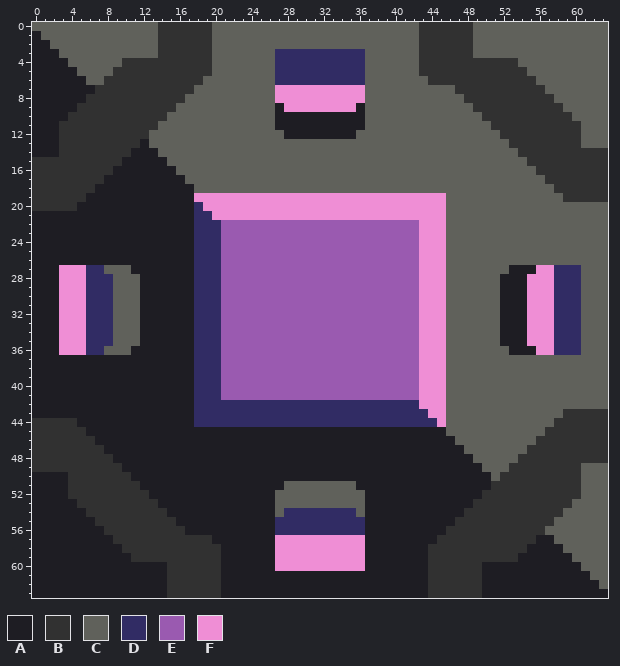
File history of a pixel-art sprite, sprites/blocks/crafters/item-smelter2.png. The picture above was drawn from the file before the commit.
The file is 64x64 pixels.
Palette (. is transparent): A #1e1d23  B #313131  C #60615b  D #312c64  E #9a5ab0  F #ef8ed5
Pixels before, first column x 0:
 0 CCCCCCCCCCCCCCBBBBBBCCCCCCCCCCCCCCCCCCCCCCCBBBBBBCCCCCCCCCCCCCCC
 1 ACCCCCCCCCCCCCBBBBBBCCCCCCCCCCCCCCCCCCCCCCCBBBBBBCCCCCCCCCCCCCCC
 2 AACCCCCCCCCCCCBBBBBBCCCCCCCCCCCCCCCCCCCCCCCBBBBBBCCCCCCCCCCCCCCC
 3 AAACCCCCCCCCCCBBBBBBCCCCCCCDDDDDDDDDDCCCCCCBBBBBBCCCCCCCCCCCCCCC
 4 AAAACCCCCCBBBBBBBBBBCCCCCCCDDDDDDDDDDCCCCCCBBBBBBBBBBBCCCCCCCCCC
 5 AAAAACCCCBBBBBBBBBBBCCCCCCCDDDDDDDDDDCCCCCCBBBBBBBBBBBBCCCCCCCCC
 6 AAAAAACCBBBBBBBBBBBCCCCCCCCDDDDDDDDDDCCCCCCCBBBBBBBBBBBBCCCCCCCC
 7 AAAAAAABBBBBBBBBBBCCCCCCCCCFFFFFFFFFFCCCCCCCCCCBBBBBBBBBBCCCCCCC
 8 AAAAAABBBBBBBBBBBCCCCCCCCCCFFFFFFFFFFCCCCCCCCCCCBBBBBBBBBBCCCCCC
 9 AAAAABBBBBBBBBBBCCCCCCCCCCCAFFFFFFFFACCCCCCCCCCCCBBBBBBBBBBCCCCC
10 AAAABBBBBBBBBBBCCCCCCCCCCCCAAAAAAAAAACCCCCCCCCCCCCBBBBBBBBBBCCCC
11 AAABBBBBBBBBBBCCCCCCCCCCCCCAAAAAAAAAACCCCCCCCCCCCCCBBBBBBBBBBCCC
12 AAABBBBBBBBBBCCCCCCCCCCCCCCCAAAAAAAACCCCCCCCCCCCCCCCBBBBBBBBBCCC
13 AAABBBBBBBBBACCCCCCCCCCCCCCCCCCCCCCCCCCCCCCCCCCCCCCCCBBBBBBBBCCC
14 AAABBBBBBBBAAACCCCCCCCCCCCCCCCCCCCCCCCCCCCCCCCCCCCCCCCBBBBBBBBBB
15 BBBBBBBBBBAAAAACCCCCCCCCCCCCCCCCCCCCCCCCCCCCCCCCCCCCCCCBBBBBBBBB
16 BBBBBBBBBAAAAAAACCCCCCCCCCCCCCCCCCCCCCCCCCCCCCCCCCCCCCCCBBBBBBBB
17 BBBBBBBBAAAAAAAAACCCCCCCCCCCCCCCCCCCCCCCCCCCCCCCCCCCCCCCCBBBBBBB
18 BBBBBBBAAAAAAAAAAACCCCCCCCCCCCCCCCCCCCCCCCCCCCCCCCCCCCCCCCBBBBBB
19 BBBBBBAAAAAAAAAAAAFFFFFFFFFFFFFFFFFFFFFFFFFFFFCCCCCCCCCCCCCBBBBB
20 BBBBBAAAAAAAAAAAAADFFFFFFFFFFFFFFFFFFFFFFFFFFFCCCCCCCCCCCCCCCCCC
21 AAAAAAAAAAAAAAAAAADDFFFFFFFFFFFFFFFFFFFFFFFFFFCCCCCCCCCCCCCCCCCC
22 AAAAAAAAAAAAAAAAAADDDEEEEEEEEEEEEEEEEEEEEEEFFFCCCCCCCCCCCCCCCCCC
23 AAAAAAAAAAAAAAAAAADDDEEEEEEEEEEEEEEEEEEEEEEFFFCCCCCCCCCCCCCCCCCC
24 AAAAAAAAAAAAAAAAAADDDEEEEEEEEEEEEEEEEEEEEEEFFFCCCCCCCCCCCCCCCCCC
25 AAAAAAAAAAAAAAAAAADDDEEEEEEEEEEEEEEEEEEEEEEFFFCCCCCCCCCCCCCCCCCC
26 AAAAAAAAAAAAAAAAAADDDEEEEEEEEEEEEEEEEEEEEEEFFFCCCCCCCCCCCCCCCCCC
27 AAAFFFDDCCCAAAAAAADDDEEEEEEEEEEEEEEEEEEEEEEFFFCCCCCCCAAAFFDDDCCC
28 AAAFFFDDDCCCAAAAAADDDEEEEEEEEEEEEEEEEEEEEEEFFFCCCCCCAAAFFFDDDCCC
29 AAAFFFDDDCCCAAAAAADDDEEEEEEEEEEEEEEEEEEEEEEFFFCCCCCCAAAFFFDDDCCC
30 AAAFFFDDDCCCAAAAAADDDEEEEEEEEEEEEEEEEEEEEEEFFFCCCCCCAAAFFFDDDCCC
31 AAAFFFDDDCCCAAAAAADDDEEEEEEEEEEEEEEEEEEEEEEFFFCCCCCCAAAFFFDDDCCC
32 AAAFFFDDDCCCAAAAAADDDEEEEEEEEEEEEEEEEEEEEEEFFFCCCCCCAAAFFFDDDCCC
33 AAAFFFDDDCCCAAAAAADDDEEEEEEEEEEEEEEEEEEEEEEFFFCCCCCCAAAFFFDDDCCC
34 AAAFFFDDDCCCAAAAAADDDEEEEEEEEEEEEEEEEEEEEEEFFFCCCCCCAAAFFFDDDCCC
35 AAAFFFDDDCCCAAAAAADDDEEEEEEEEEEEEEEEEEEEEEEFFFCCCCCCAAAFFFDDDCCC
36 AAAFFFDDCCCAAAAAAADDDEEEEEEEEEEEEEEEEEEEEEEFFFCCCCCCCAAAFFDDDCCC
37 AAAAAAAAAAAAAAAAAADDDEEEEEEEEEEEEEEEEEEEEEEFFFCCCCCCCCCCCCCCCCCC
38 AAAAAAAAAAAAAAAAAADDDEEEEEEEEEEEEEEEEEEEEEEFFFCCCCCCCCCCCCCCCCCC
39 AAAAAAAAAAAAAAAAAADDDEEEEEEEEEEEEEEEEEEEEEEFFFCCCCCCCCCCCCCCCCCC
40 AAAAAAAAAAAAAAAAAADDDEEEEEEEEEEEEEEEEEEEEEEFFFCCCCCCCCCCCCCCCCCC
41 AAAAAAAAAAAAAAAAAADDDEEEEEEEEEEEEEEEEEEEEEEFFFCCCCCCCCCCCCCCCCCC
42 AAAAAAAAAAAAAAAAAADDDDDDDDDDDDDDDDDDDDDDDDDFFFCCCCCCCCCCCCCCCCCC
43 AAAAAAAAAAAAAAAAAADDDDDDDDDDDDDDDDDDDDDDDDDDFFCCCCCCCCCCCCCBBBBB
44 BBBBBAAAAAAAAAAAAADDDDDDDDDDDDDDDDDDDDDDDDDDDFCCCCCCCCCCCCBBBBBB
45 BBBBBBAAAAAAAAAAAAAAAAAAAAAAAAAAAAAAAAAAAAAAAACCCCCCCCCCCBBBBBBB
46 BBBBBBBAAAAAAAAAAAAAAAAAAAAAAAAAAAAAAAAAAAAAAAACCCCCCCCCBBBBBBBB
47 BBBBBBBBAAAAAAAAAAAAAAAAAAAAAAAAAAAAAAAAAAAAAAAACCCCCCCBBBBBBBBB
48 BBBBBBBBBAAAAAAAAAAAAAAAAAAAAAAAAAAAAAAAAAAAAAAAACCCCCBBBBBBBBBB
49 BBBBBBBBBBAAAAAAAAAAAAAAAAAAAAAAAAAAAAAAAAAAAAAAAACCCBBBBBBBBCCC
50 AAAABBBBBBBAAAAAAAAAAAAAAAAAAAAAAAAAAAAAAAAAAAAAAAACBBBBBBBBBCCC
51 AAAABBBBBBBBAAAAAAAAAAAAAAAACCCCCCCCAAAAAAAAAAAAAAABBBBBBBBBBCCC
52 AAAABBBBBBBBBAAAAAAAAAAAAAACCCCCCCCCCAAAAAAAAAAAAABBBBBBBBBBBCCC
53 AAAAABBBBBBBBBAAAAAAAAAAAAACCCCCCCCCCAAAAAAAAAAAABBBBBBBBBBBCCCC
54 AAAAAABBBBBBBBBAAAAAAAAAAAACDDDDDDDDCAAAAAAAAAAABBBBBBBBBBBCCCCC
55 AAAAAAABBBBBBBBBAAAAAAAAAAADDDDDDDDDDAAAAAAAAAABBBBBBBBBBBCCCCCC
56 AAAAAAAABBBBBBBBBAAAAAAAAAADDDDDDDDDDAAAAAAAAABBBBBBBBBBBCCCCCCC
57 AAAAAAAAABBBBBBBBBBBAAAAAAAFFFFFFFFFFAAAAAAAABBBBBBBBBBBAACCCCCC
58 AAAAAAAAAABBBBBBBBBBBAAAAAAFFFFFFFFFFAAAAAAABBBBBBBBBBBAAAACCCCC
59 AAAAAAAAAAABBBBBBBBBBAAAAAAFFFFFFFFFFAAAAAAABBBBBBBBBBAAAAAACCCC
60 AAAAAAAAAAAAAAABBBBBBAAAAAAFFFFFFFFFFAAAAAAABBBBBBAAAAAAAAAAACCC
61 AAAAAAAAAAAAAAABBBBBBAAAAAAAAAAAAAAAAAAAAAAABBBBBBAAAAAAAAAAAACC
62 AAAAAAAAAAAAAAABBBBBBAAAAAAAAAAAAAAAAAAAAAAABBBBBBAAAAAAAAAAAAAC
63 AAAAAAAAAAAAAAABBBBBBAAAAAAAAAAAAAAAAAAAAAAABBBBBBAAAAAAAAAAAAAA
And afterwards:
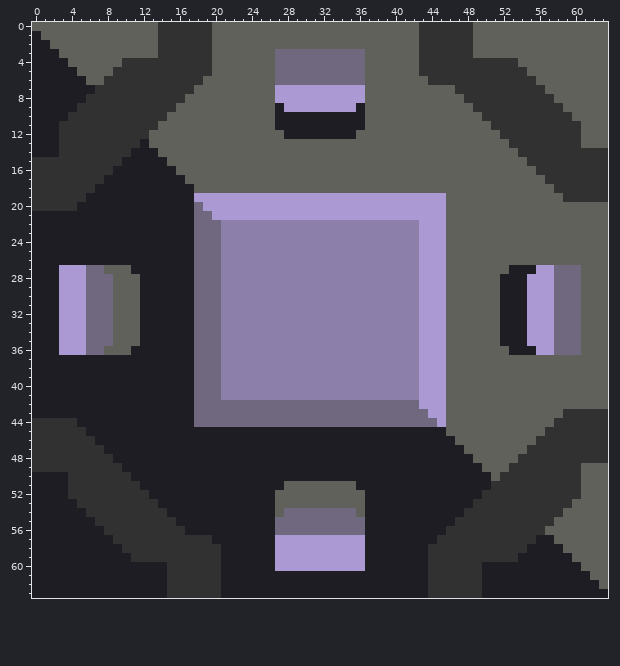
Changes in this commit:
colour D: #312c64 -> #6f687e
colour E: #9a5ab0 -> #8c7fa9
colour F: #ef8ed5 -> #ab99d3
